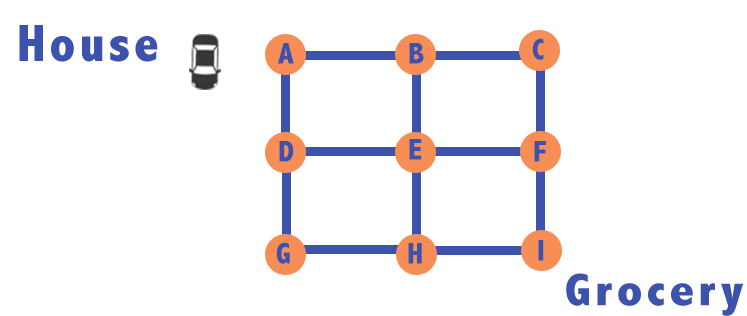
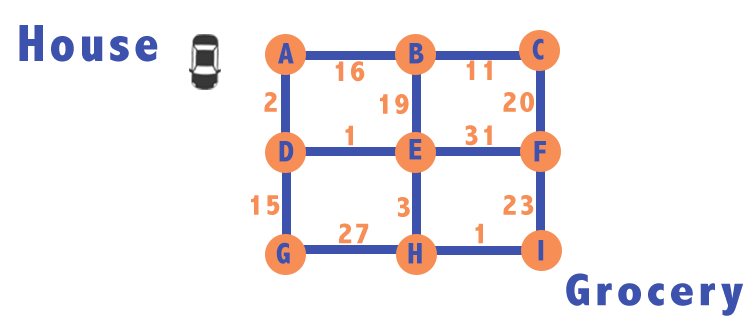
Revision of a layered 747x316 image; what changed, layer by layer:
added layer "27" above "1" over left=339, top=223, right=369, bottom=244
added layer "1" (1st of 2) above "1" over left=475, top=223, right=483, bottom=244
added layer "1" (2nd of 2) above "11" over left=345, top=125, right=353, bottom=146
added layer "11" above "31" over left=466, top=60, right=492, bottom=80
added layer "31" above "16" over left=465, top=125, right=492, bottom=146
added layer "16" above "23" over left=335, top=61, right=365, bottom=82
added layer "23" above "20" over left=503, top=195, right=534, bottom=215
added layer "20" above "3" over left=503, top=92, right=534, bottom=112
added layer "3" above "19" over left=398, top=197, right=410, bottom=217
added layer "19" above "15" over left=380, top=94, right=409, bottom=114
added layer "15" above "2" over left=251, top=195, right=280, bottom=215
added layer "2" above "I" over left=264, top=92, right=277, bottom=112
